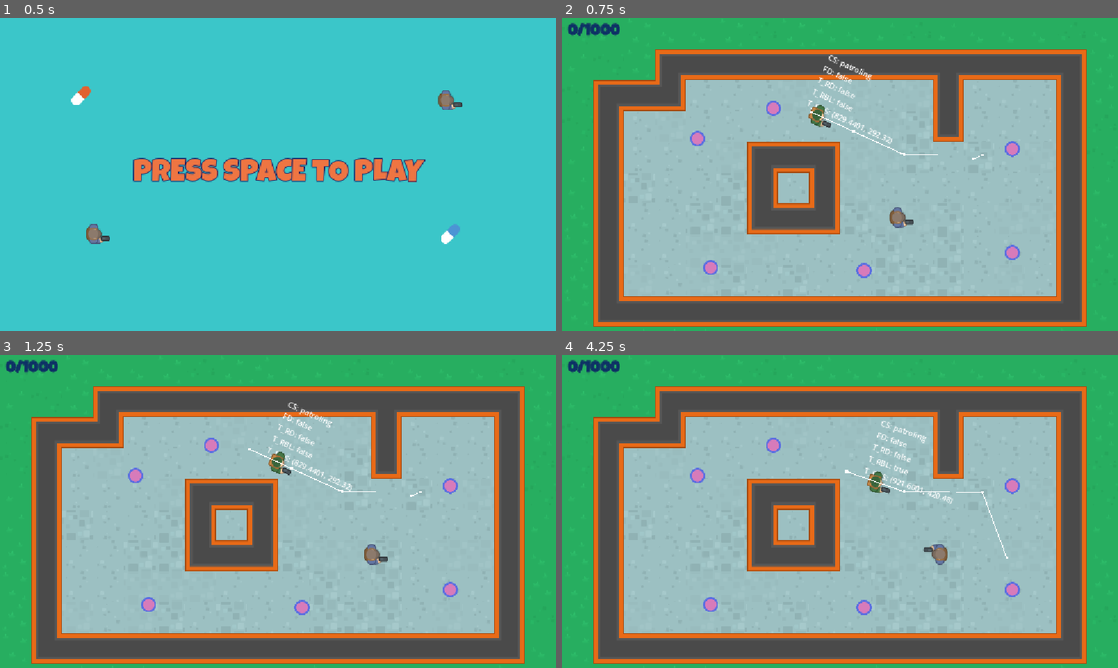
Above: before the commit, frames 1-4 (two rows, left to right).
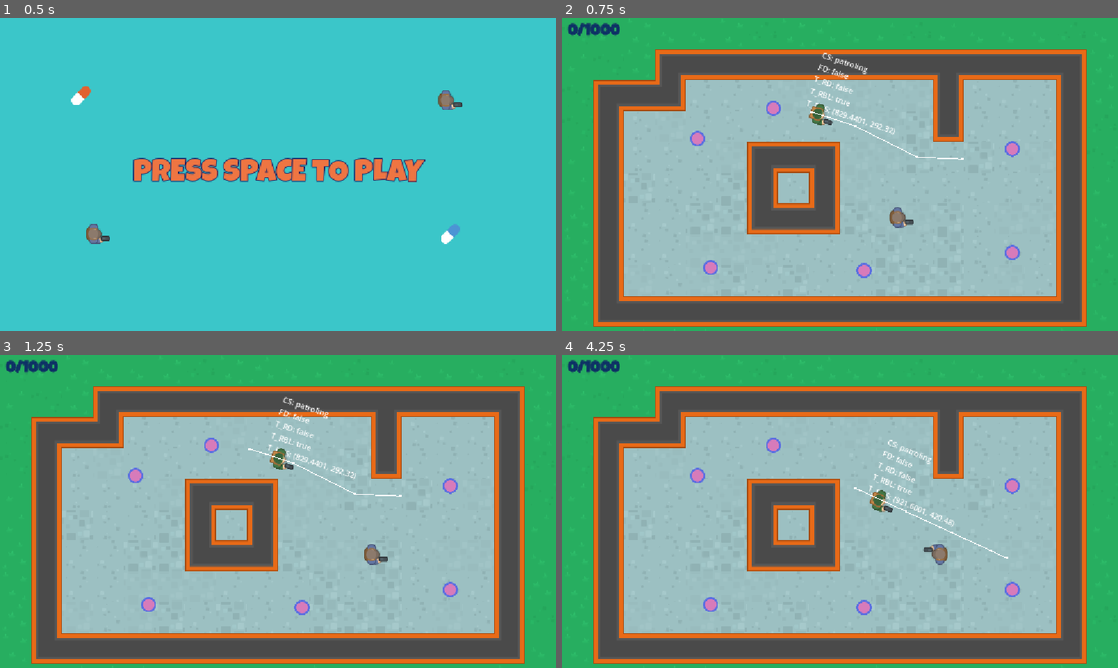
Above: after the commit, the same moments.

Repository: Mathorga/godot_training
Game: Godot game, scene res://scenes/main/main.tscn
The game is run twice, just before and just after one commit, with the same random seed, the same clock (stepped at 60 frames per second) and the same inputs.
Inputs (mouse positions are in pixels of both pictures, inside the frame that each line leads up to):
- Up to frame 1 (0.5 s): no input
- Up to frame 2 (0.75 s): tap Space at 0.5 s; move the mouse to (962, 158) at 0.52 s; hold Right (ui_right) from 0.53 s (still down); click (962, 158) at 0.6 s
- Up to frame 3 (1.25 s): keep holding Right (ui_right); tap Enter (ui_accept) at 0.77 s
- Up to frame 4 (4.25 s): move the mouse to (728, 527) at 1.27 s; release Right (ui_right) at 1.28 s; hold Down (ui_down) 1.28-2.03 s; click (728, 527) at 1.35 s; tap Enter (ui_accept) at 1.52, 3.02, 3.77 s; move the mouse to (895, 442) at 2.02 s; hold Right (ui_right) 2.03-2.78 s; click (895, 442) at 2.1 s; move the mouse to (812, 574) at 2.77 s; hold Up (ui_up) 2.78-3.53 s; click (812, 574) at 2.85 s; move the mouse to (1006, 558) at 3.52 s; hold Left (ui_left) from 3.53 s (still down); click (1006, 558) at 3.6 s

Frame 1 is identical in both runs. In frame 2, 1.0% of the frame differs, in the area x 44-76%, y 11-46%; in frame 3, 1.1%; in frame 4, 1.3%, in the area x 50-80%, y 21-65%.

Commit message:
Added procedural navmesh generation

Diff:
--- a/do-not-mind-me/project.godot
+++ b/do-not-mind-me/project.godot
@@ -24,6 +24,10 @@
 
 window/stretch/mode="canvas_items"
 
+[global_group]
+
+navigation=""
+
 [input]
 
 set_target={
--- a/do-not-mind-me/scenes/level/level.tscn
+++ b/do-not-mind-me/scenes/level/level.tscn
@@ -6,15 +6,13 @@
 [ext_resource type="PackedScene" uid="uid://07t5i8ipwntu" path="res://scenes/waypoint/waypoint.tscn" id="4_qkmgm"]
 [ext_resource type="PackedScene" uid="uid://brj02e1bvkvuo" path="res://scenes/player/player.tscn" id="5_hnne4"]
 
-[sub_resource type="NavigationPolygon" id="NavigationPolygon_nbgty"]
-vertices = PackedVector2Array(591, 463.89844, 743.9531, 558.0625, 143.04688, 561.9297, 365.04688, 466.10156, 742.03906, 151.84375, 591, 243.10156, 269, 144.15625, 363.95313, 240.89844, 269, 207.92188, 144.9375, 208.92188)
-polygons = Array[PackedInt32Array]([PackedInt32Array(0, 1, 2, 3), PackedInt32Array(4, 1, 0, 5), PackedInt32Array(6, 4, 5, 7, 8), PackedInt32Array(7, 3, 2, 9, 8)])
-outlines = Array[PackedVector2Array]([PackedVector2Array(135, 199, 133, 572, 754, 568, 752, 142, 259, 134, 259, 198)])
-
-[sub_resource type="NavigationPolygon" id="NavigationPolygon_i166f"]
-vertices = PackedVector2Array(1004.96875, 555.8828, 852, 554.1094, 852, 154.77344, 1004.02344, 151.22656)
-polygons = Array[PackedInt32Array]([PackedInt32Array(0, 1, 2, 3)])
-outlines = Array[PackedVector2Array]([PackedVector2Array(842, 145, 1014, 141, 1015, 566, 842, 564)])
+[sub_resource type="NavigationPolygon" id="NavigationPolygon_hnne4"]
+vertices = PackedVector2Array(608, 480, 992, 544, 160, 544, 352, 480, 160, 224, 288, 224, 352, 224, 288, 160, 864, 288, 864, 160, 992, 160, 736, 288, 608, 224, 736, 160)
+polygons = Array[PackedInt32Array]([PackedInt32Array(0, 1, 2, 3), PackedInt32Array(3, 2, 4, 5), PackedInt32Array(6, 3, 5, 7), PackedInt32Array(8, 9, 10, 1), PackedInt32Array(8, 1, 0, 11), PackedInt32Array(11, 0, 12, 13), PackedInt32Array(7, 13, 12, 6)])
+outlines = Array[PackedVector2Array]([PackedVector2Array(64, 64, 64, 640, 1088, 640, 1088, 64)])
+source_geometry_mode = 1
+source_geometry_group_name = &"navigation"
+agent_radius = 32.0
 
 [node name="Level" type="Node2D" unique_id=1458993899]
 
@@ -28,7 +26,7 @@
 tile_map_data = PackedByteArray("AAD/////AAAAAAAAAAD//wAAAAABAAAAAAD//wEAAAAEAAAAAAD//wIAAAADAAAAAAD//wMAAAAEAAAAAAD//w …(3760 unchanged characters)…
 tile_set = ExtResource("2_nbgty")
 
-[node name="Walls" type="TileMapLayer" parent="Tiles" unique_id=1247827070]
+[node name="Walls" type="TileMapLayer" parent="Tiles" unique_id=1247827070 groups=["navigation"]]
 tile_map_data = PackedByteArray("AAABAAIAAwAAAAAAAAABAAMAAwABAAIAAAABAAQAAwABAAIAAAABAAUAAwABAAIAAAABAAYAAwABAAIAAAABAA …(816 unchanged characters)…
 tile_set = ExtResource("2_nbgty")
 
@@ -39,27 +37,12 @@
 [node name="Floors" type="TileMapLayer" parent="Tiles" unique_id=413193609]
 tile_set = ExtResource("2_nbgty")
 
-[node name="NavigationRegion2D" type="NavigationRegion2D" parent="." unique_id=847403496]
-navigation_polygon = SubResource("NavigationPolygon_nbgty")
-
-[node name="Polygon2D" type="Polygon2D" parent="NavigationRegion2D" unique_id=1618600404]
-color = Color(1, 1, 1, 0)
-polygon = PackedVector2Array(374, 251, 581, 253, 581, 454, 375, 456)
-
-[node name="NavigationRegion2D2" type="NavigationRegion2D" parent="." unique_id=1858157596]
-navigation_polygon = SubResource("NavigationPolygon_i166f")
+[node name="NavigationRegion2D" type="NavigationRegion2D" parent="." unique_id=1883531720]
+navigation_polygon = SubResource("NavigationPolygon_hnne4")
 
 [node name="NPC" parent="." unique_id=1394987986 instance=ExtResource("3_i166f")]
 position = Vector2(509, 192)
 patrol_points = NodePath("../PatrolPoints")
-
-[node name="NavigationLink2D" type="NavigationLink2D" parent="." unique_id=1827379126]
-start_position = Vector2(871, 284)
-end_position = Vector2(709, 283)
-
-[node name="NavigationLink2D2" type="NavigationLink2D" parent="." unique_id=280360291]
-start_position = Vector2(886, 481)
-end_position = Vector2(707, 479)
 
 [node name="PatrolPoints" type="Node2D" parent="." unique_id=797337345]
 
